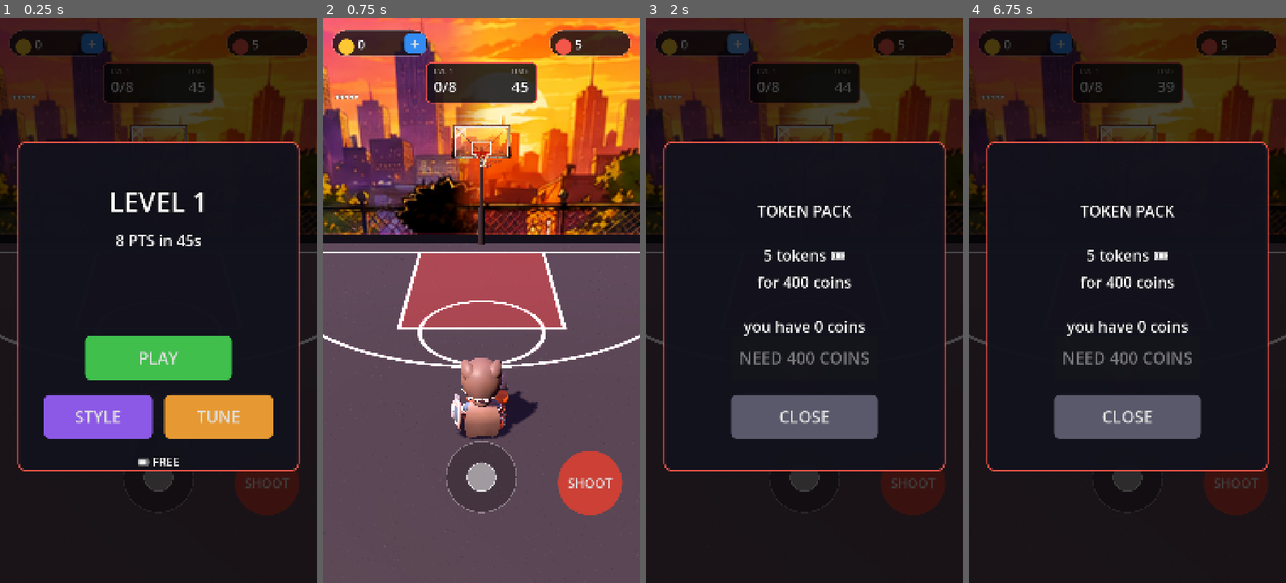
Above: before the commit, frames 1-4 (left to right).
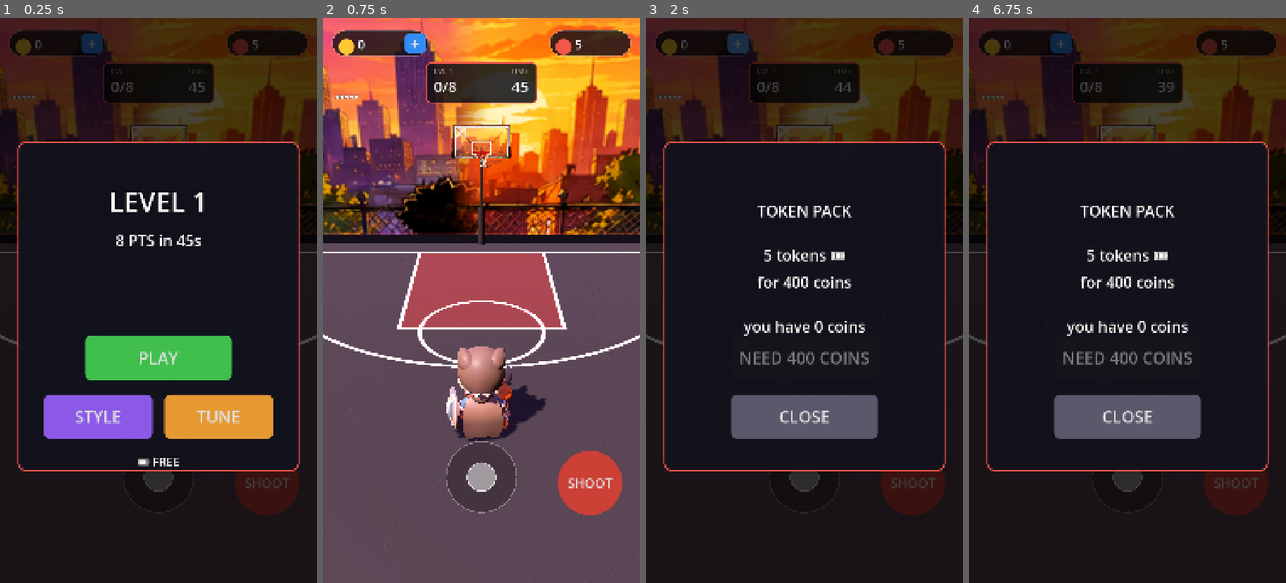
Above: after the commit, the same moments.

Repository: Wordups/hoop_rush
Game: Godot game, scene res://scenes/court_3d.tscn
The game is run twice, just before and just after one commit, with the same random seed, the same clock (stepped at 60 frames per second) and the same inputs. Sound files missing from this copy of the repository are replaced by a short silence.
Inputs (mouse positions are in pixels of both pictures, inside the frame that each line leads up to):
- Up to frame 1 (0.25 s): no input
- Up to frame 2 (0.75 s): click "PLAY" at 0.5 s
- Up to frame 3 (2 s): click "+" at 1.25 s
- Up to frame 4 (6.75 s): click "SHOOT" at 2 s; click "+" at 2.75 s; click "SHOOT" at 3.5 s; click "+" at 4.25 s; click "SHOOT" at 5 s; move the mouse to (1197, 272) at 5.77 s; click (1197, 272) at 5.92 s; tap Enter at 6.5 s; drag from (1064, 328) to (1111, 413) at 6.52 s

The runs differ from the first frame. In frame 2, 2.0% of the frame differs, in the area x 38-71%, y 58-75%; in frame 3, less than 0.1%; in frame 4, less than 0.1%.

Commit message:
Bigger character + basketball dribble moves + rise-and-release jump shot
- CHAR_HEIGHT 2.25 -> 2.6, ball up to match; handed dribble (left/right)
- Flick moves are now real basketball moves, sold by ball choreography:
  lateral = low V crossover (switches hands), back = behind-the-back wrap
  (keeps step-back window), forward = speed push
- Shot: charge = slow Jump_Start gather crouch held at load; release = Throw
  at 1.3x + procedural hop (rise-and-release), ball leaves from high point

Co-Authored-By: Claude Fable 5 <noreply@anthropic.com>
Claude-Session: https://claude.ai/code/session_01Tef49mkN8pRFapifdYzNL7

Diff:
--- a/scripts/game/court_3d.gd
+++ b/scripts/game/court_3d.gd
@@ -28,7 +28,7 @@
 const BURST_DUR := 0.22
 var FLICK_SPEED := 2400.0
 const FLICK_COOLDOWN := 0.32
-const CHAR_HEIGHT := 2.25                            # slightly bigger baller
+const CHAR_HEIGHT := 2.6                             # big enough that moves read on phone
 
 var STICK_CENTER := Vector2(540, 1560)
 var STICK_RADIUS := 120.0
@@ -161,6 +161,9 @@
 var ball_mat: StandardMaterial3D
 var _ball_flying: bool = false
 var _dribble_t: float = 0.0
+var _dribble_side: float = 1.0                       # 1 = right hand, -1 = left
+var _move_kind: String = ""                          # cross | push | behind ('' = none)
+var _side_from: float = 1.0
 
 # camera
 var cam: Camera3D
@@ -355,7 +358,7 @@
 func _build_ball() -> void:
 	ball = MeshInstance3D.new()
 	var sm := SphereMesh.new()
-	sm.radius = 0.14; sm.height = 0.28
+	sm.radius = 0.165; sm.height = 0.33
 	ball.mesh = sm
 	ball_mat = StandardMaterial3D.new()
 	ball_mat.albedo_color = BALL_COLORS[0]
@@ -926,12 +929,32 @@
 	var f3 := Vector3(facing_vec.x, 0, facing_vec.y)
 	var right := Vector3(-facing_vec.y, 0, facing_vec.x)
 	if state == "charging":
-		var target: Vector3 = player.position + f3 * 0.28 + Vector3(0, 1.6, 0)
+		var target: Vector3 = player.position + f3 * 0.28 + Vector3(0, 1.9, 0)
 		ball.position = ball.position.lerp(target, minf(14.0 * delta, 1.0))
 		return
+	# mid-burst: choreograph the move (the ball sells it)
+	if _burst_t > 0.0 and _move_kind != "":
+		var t := 1.0 - _burst_t / BURST_DUR
+		var from_off := right * 0.42 * _side_from
+		var to_off := right * 0.42 * _dribble_side
+		var off := from_off.lerp(to_off, t)
+		var y := 0.6
+		match _move_kind:
+			"cross":
+				y = 0.62 - 0.5 * sin(PI * t)          # low, snappy V-cross
+			"behind":
+				y = 0.55 + 0.3 * sin(PI * t)          # wraps at waist height
+				off += f3 * -0.42 * sin(PI * t)       # swings behind the body
+			"push":
+				off = from_off + f3 * (0.9 * sin(PI * t))
+				y = 0.5 - 0.35 * sin(PI * t)
+		var b: Vector3 = player.position + off
+		ball.position = Vector3(b.x, maxf(y, 0.12), b.z)
+		return
+	_move_kind = ""
 	_dribble_t += delta * (5.0 + 5.0 * _move_mag)
-	var bounce := absf(sin(_dribble_t)) * 0.72
-	var base: Vector3 = player.position + right * 0.38 + f3 * 0.12
+	var bounce := absf(sin(_dribble_t)) * 0.85
+	var base: Vector3 = player.position + right * 0.42 * _dribble_side + f3 * 0.12
 	ball.position = Vector3(base.x, 0.14 + bounce, base.z)
 
 
@@ -974,7 +997,9 @@
 	if _cur_anim in ONE_SHOTS and anim and anim.is_playing():
 		return
 	if state == "charging":
-		_play("Jump_Idle")
+		_play("Jump_Start", 0.1)
+		if anim:
+			anim.speed_scale = 0.5      # slow gather; holds the loaded pose at the end
 		return
 	if _move_mag < 0.08:
 		_play("Idle")
@@ -1038,8 +1063,18 @@
 					_burst_t = BURST_DUR
 					_flick_cd = FLICK_COOLDOWN
 					_buzz(15)
-					if fdir.y > 0.45:
+					# classify the basketball move: lateral = crossover,
+					# back = behind-the-back, forward = speed push
+					_side_from = _dribble_side
+					if absf(fdir.x) >= absf(fdir.y):
+						_move_kind = "cross"
+						_dribble_side = -_dribble_side
+					elif fdir.y > 0.45:
+						_move_kind = "behind"
+						_dribble_side = -_dribble_side
 						_stepback_until = _now() + STEPBACK_WINDOW
+					else:
+						_move_kind = "push"
 					_play(_dodge_for(fdir), 0.05)
 
 
@@ -1129,6 +1164,12 @@
 	meter.active = false
 	state = "playing"
 	_play("Throw", 0.05)
+	if anim:
+		anim.speed_scale = 1.3
+	# rise-and-release: hop the whole rig
+	var tw := create_tween()
+	tw.tween_property(player, "position:y", 0.6, 0.2).set_trans(Tween.TRANS_QUAD).set_ease(Tween.EASE_OUT)
+	tw.tween_property(player, "position:y", 0.0, 0.28).set_trans(Tween.TRANS_QUAD).set_ease(Tween.EASE_IN)
 	_apply_shot(res, power)
 
 
@@ -1185,7 +1226,7 @@
 func _fly_ball(made: bool) -> void:
 	_ball_flying = true
 	ball.visible = true
-	var start: Vector3 = player.position + Vector3(0, 1.4, 0)
+	var start: Vector3 = player.position + Vector3(0, 2.3, 0)
 	var target := RIM_POS if made else RIM_POS + Vector3(randf_range(-0.55, 0.55), randf_range(0.05, 0.3), randf_range(-0.15, 0.3))
 	var arc := maxf(1.6, (RIM_POS.y - start.y) + 1.8)
 	var tw := create_tween()
Not shown, changed: docs/index.html
Not shown, changed: docs/index.pck
